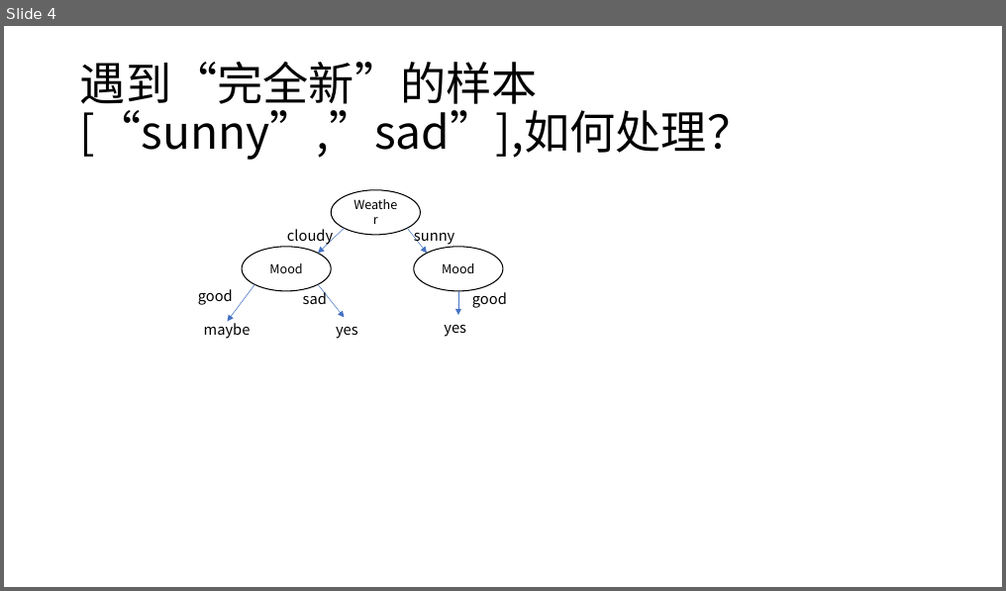
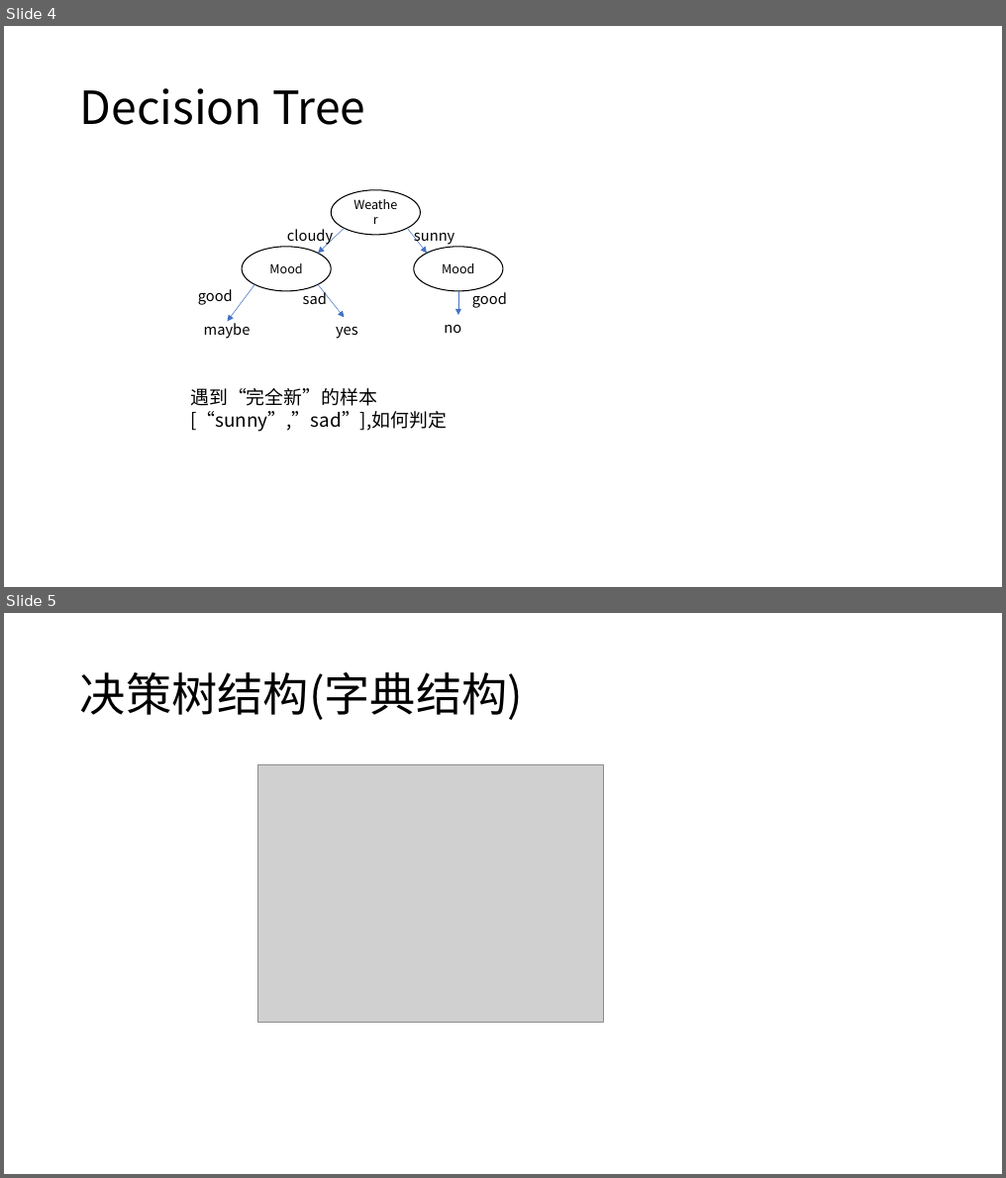
Before and after one commit to JackLuSun/InfoTheory, a slide deck: GroupHomework/Record.pptx. Shown one above the other, each under a label of ours: slide 4 before the commit, slides 4 and 5 after it. The pictures are 1006x591 and 1006x1178 pixels, drawn with LibreOffice and Linux fonts; fonts in the diff are those of the drawing; grey boxes stand for pictures. Boxes give left, top, right and bottom in pixels: in the first picture for what was removed or moved away, otherwise in the second. Text is boxed around its words. In the diff, an @@ line names an element or a change of style, - is before the commit and + after.

```diff
--- a/GroupHomework/Record.pptx
+++ b/GroupHomework/Record.pptx
@@ slide 5 added at (4, 613, 1002, 1174), background #FFFFFF @@
@@ title added at (80, 672, 523, 720), 44 pt, text #000000 @@
+决策树结构(字典结构)
@@ picture added at (257, 765, 604, 1022) @@
@@ slide 4 changed as well @@
@@ title at (80, 88, 365, 125): text changed @@
-遇到“完全新”的样本[“sunny”,”sad”],如何处理？
+Decision Tree
@@ text at (444, 325, 461, 333): text changed @@
-yes
+no
@@ text added at (190, 388, 447, 432), 18 pt, text #000000 @@
+遇到“完全新”的样本[“sunny”,”sad”],如何判定
```
Also in this commit, not shown: 3 other slides changed, 3 other slides added, 2 slides removed, 7 other files.
